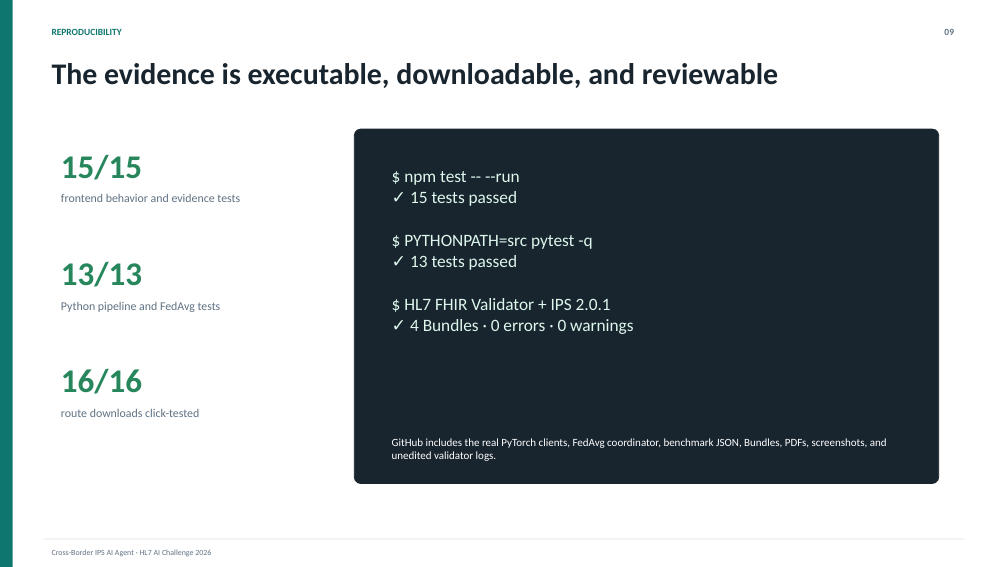
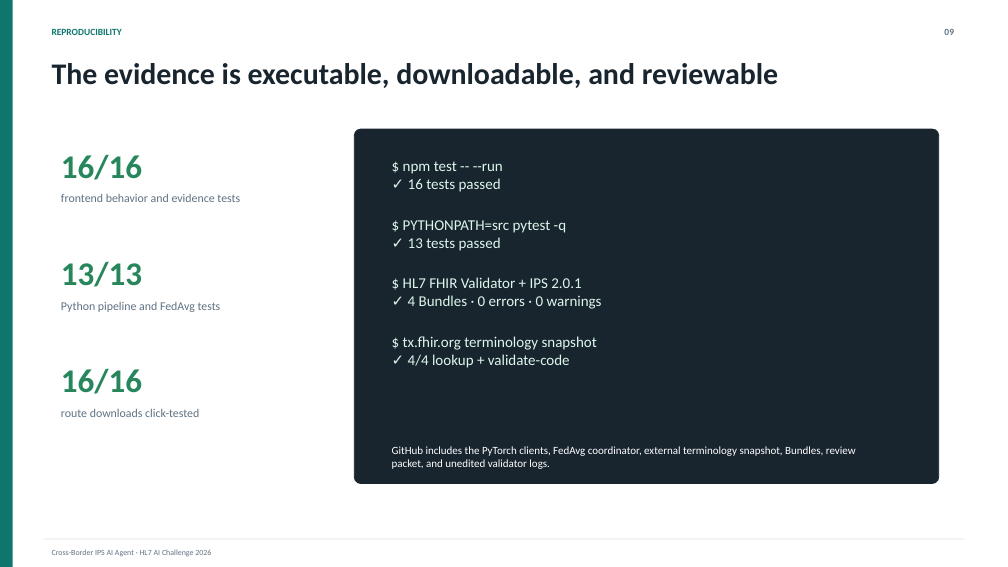
Before and after one commit to AnantGp/crossroad-fhir-link, a slide deck: slide 9 of submission/final_pitch_deck.pptx. Drawn at 1008x567 pixels with LibreOffice and Linux fonts; fonts in the diff are those of the drawing. Boxes give left, top, right and bottom in pixels: in the first picture for what was removed or moved away, otherwise in the second. Text is boxed around its words. In the diff, an @@ line names an element or a change of style, - is before the commit and + after.

Commit message:
Add external terminology and clinical review evidence

```diff
--- a/submission/final_pitch_deck.pptx
+++ b/submission/final_pitch_deck.pptx
@@ text at (61,154,142,180): text changed @@
-15/15
+16/16
@@ text "$ npm test -- --run": place and size @@
-text "$ npm test -- --run" at (404,171,633,334)
+text "$ npm test -- --run" at (403,161,602,368)
@@ text at (403,161,602,309): size 16.5 to 14.2 pt in "$ npm test -- --run", "$ PYTHONPATH=src pytest -q", "✓ 13 tests passed", "$ HL7 FHIR Validator + IPS 2.0.1" and 1 more places @@
@@ text at (408,178,501,192): text changed; size 16.5 to 14.2 pt @@
-✓ 15 tests passed
+✓ 16 tests passed
@@ text at (403,336,597,368): paragraphs added @@
+$ tx.fhir.org terminology snapshot
+✓ 4/4 lookup + validate-code
@@ text at (392,446,856,469): text changed @@
-GitHub includes the real PyTorch clients, FedAvg coordinator, benchmark JSON, Bundles, PDFs, screenshots, and unedited validator logs.
+GitHub includes the PyTorch clients, FedAvg coordinator, external terminology snapshot, Bundles, review packet, and unedited validator logs.
```
Also in this commit, not shown: 1 other slide changed, 38 other files.
